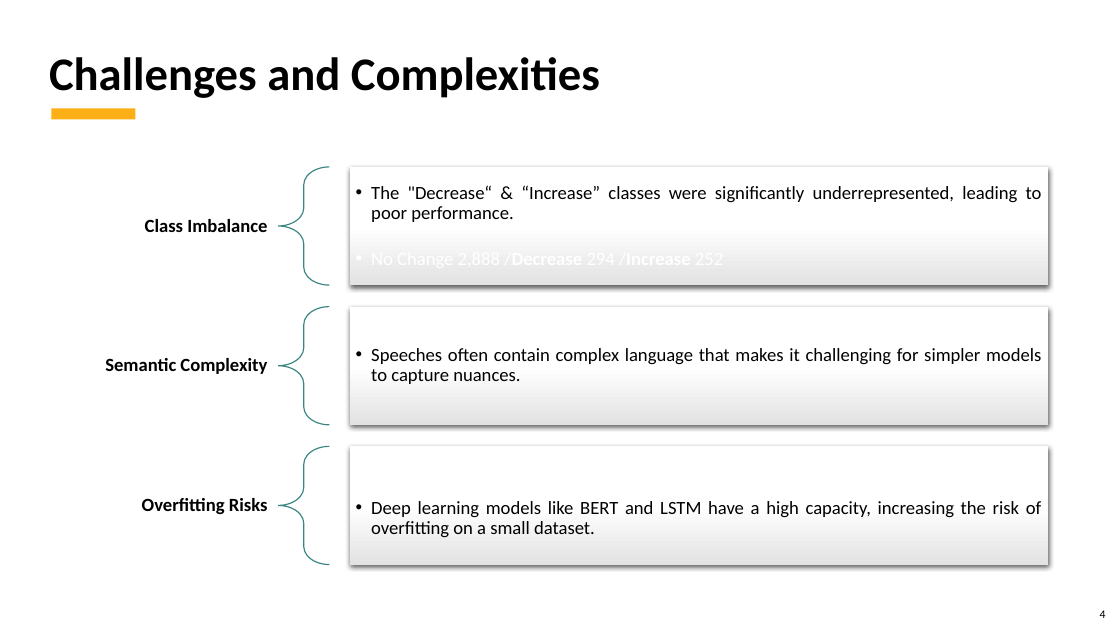
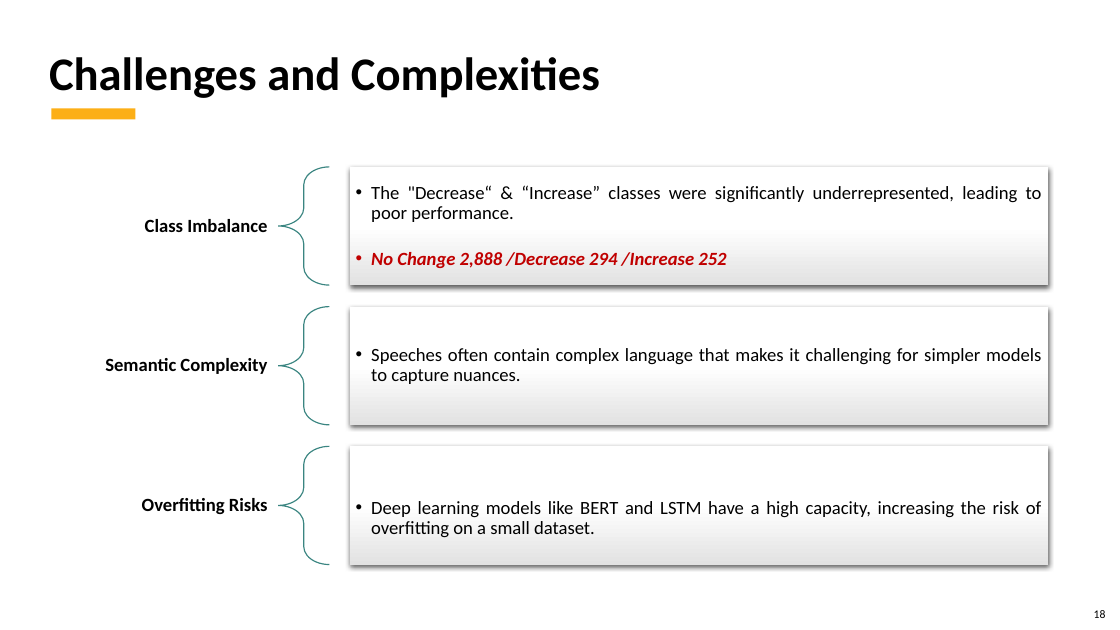
Before and after one commit to kubernetes-world/3666-ANLP-Predicting-ECB-Monetary-Policy, a slide deck: slide 18 of 3666 ANLP - Predicting ECB Monetary Policy.Final Project.pptx (slide 4 before the commit). Drawn at 1120x630 pixels with LibreOffice and Linux fonts; fonts in the diff are those of the drawing; background and template pictures are left out. Boxes give left, top, right and bottom in pixels: in the first picture for what was removed or moved away, otherwise in the second. Text is boxed around its words. In the diff, an @@ line names an element or a change of style, - is before the commit and + after.

```diff
--- a/3666 ANLP - Predicting ECB Monetary Policy.Final Project.pptx
+++ b/3666 ANLP - Predicting ECB Monetary Policy.Final Project.pptx
@@ text at [371, 252, 726, 268]: text colour #FFFFFF to #C00000, bold on, italic on in "No Change 2,888 /Decrease 294 /Increase 252" @@
@@ page number at [1094, 610, 1106, 618]: text changed @@
-4
+18
```
Also in this commit, not shown: 4 other slides changed, 2 slides added, 1 other file.
